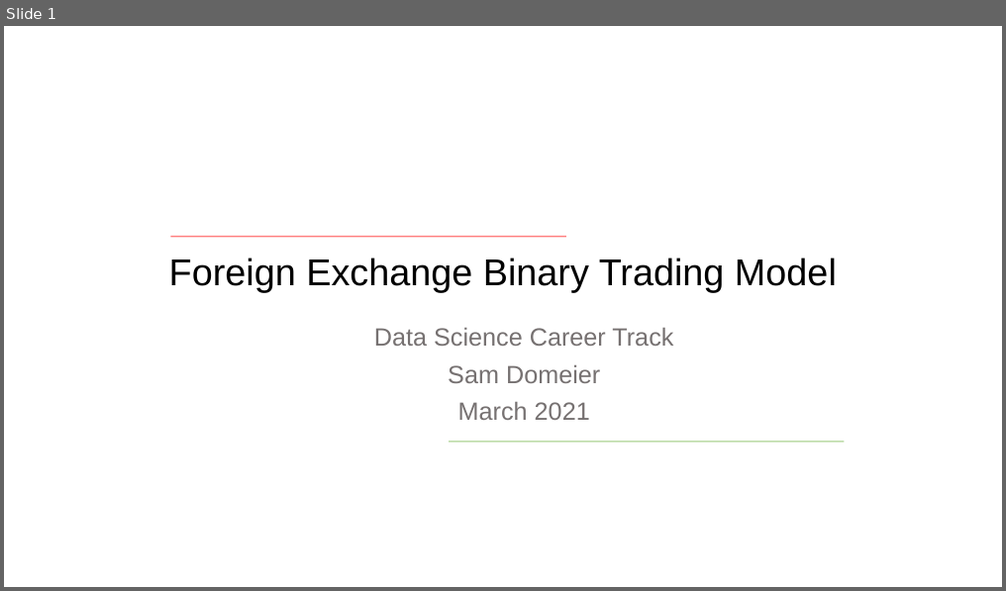
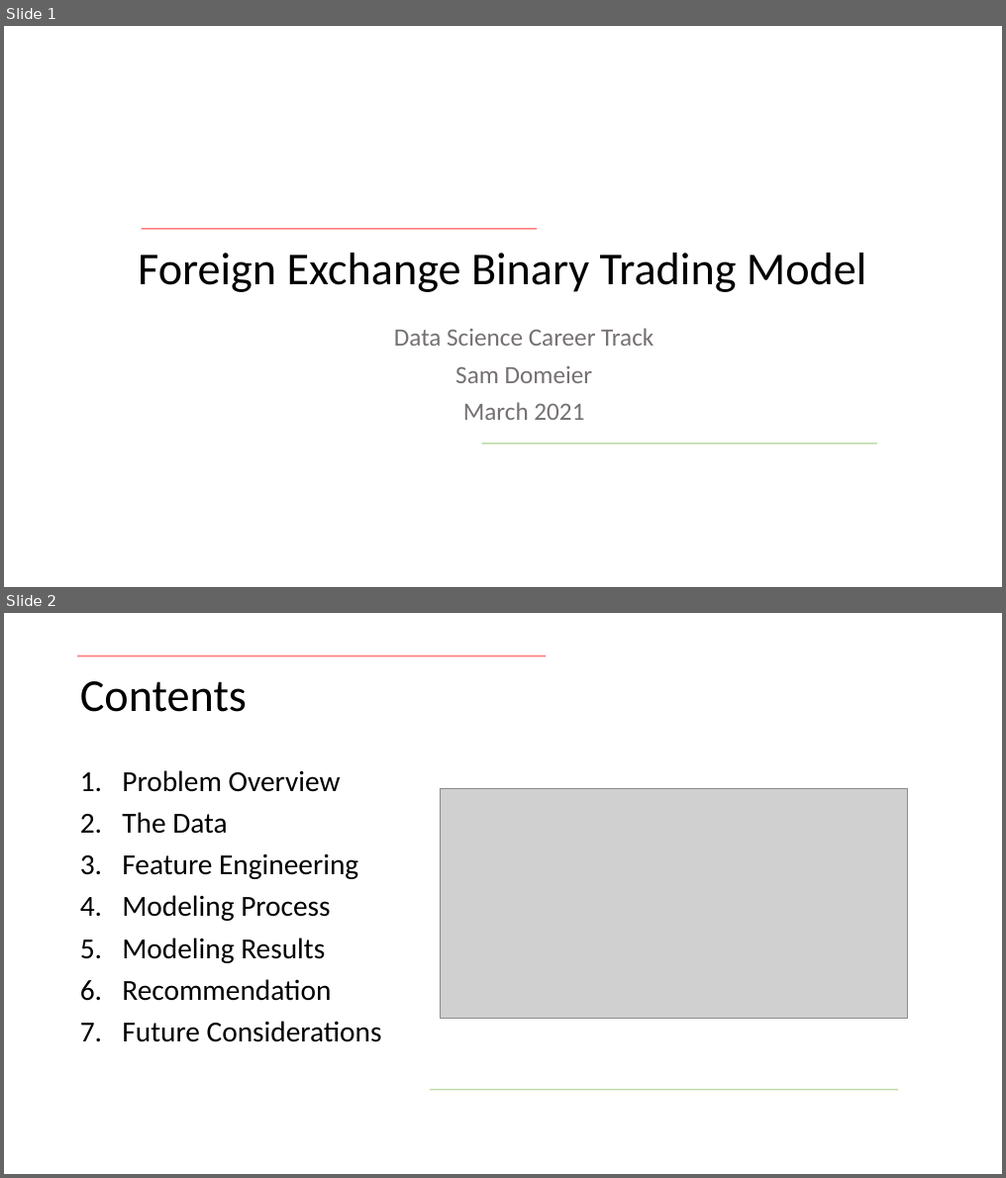
Before and after one commit to samdomeier/Springboard-projects, a slide deck: forex_binary_trading_classification/forex_model_presentation.pptx. Shown one above the other, each under a label of ours: slide 1 before the commit, slides 1 and 2 after it. The pictures are 1006x591 and 1006x1178 pixels, drawn with LibreOffice and Linux fonts; fonts in the diff are those of the drawing; grey boxes stand for pictures; background and template pictures are left out. Boxes give left, top, right and bottom in pixels: in the first picture for what was removed or moved away, otherwise in the second. Text is boxed around its words. In the diff, an @@ line names an element or a change of style, - is before the commit and + after.

```diff
--- a/forex_binary_trading_classification/forex_model_presentation.pptx
+++ b/forex_binary_trading_classification/forex_model_presentation.pptx
@@ slide 2 added at (x1=4, y1=613, x2=1002, y2=1174), background picture (left out) @@
@@ line added from (77, 657) to (546, 657), #FF0000 1.5 pt @@
@@ title added at (x1=80, y1=681, x2=247, y2=712), 44 pt, text #000000 @@
+Contents
@@ text added at (x1=122, y1=770, x2=382, y2=1043), 28 pt, text #000000 @@
+1. Problem Overview
+2. The Data
+3. Feature Engineering
+4. Modeling Process
+5. Modeling Results
+6. Recommendation
+7. Future Considerations
@@ picture added at (x1=440, y1=788, x2=908, y2=1018) @@
@@ line added from (430, 1090) to (898, 1090), #A9D18E 1.5 pt @@
@@ slide 1 changed as well @@
@@ line moved from (171, 236) - (566, 236) to (141, 229) - (537, 229) @@
@@ title "Foreign Exchange Binary Trading Model" at (x1=138, y1=253, x2=867, y2=292): size 36 to 44 pt, font Arial to Calibri @@
@@ subtitle "Data Science Career Track" at (x1=394, y1=328, x2=653, y2=420): font Arial to Calibri @@
@@ line moved from (449, 442) - (844, 442) to (481, 444) - (877, 444) @@
```
Also in this commit, not shown: 11 other slides added, 1 slide removed.
